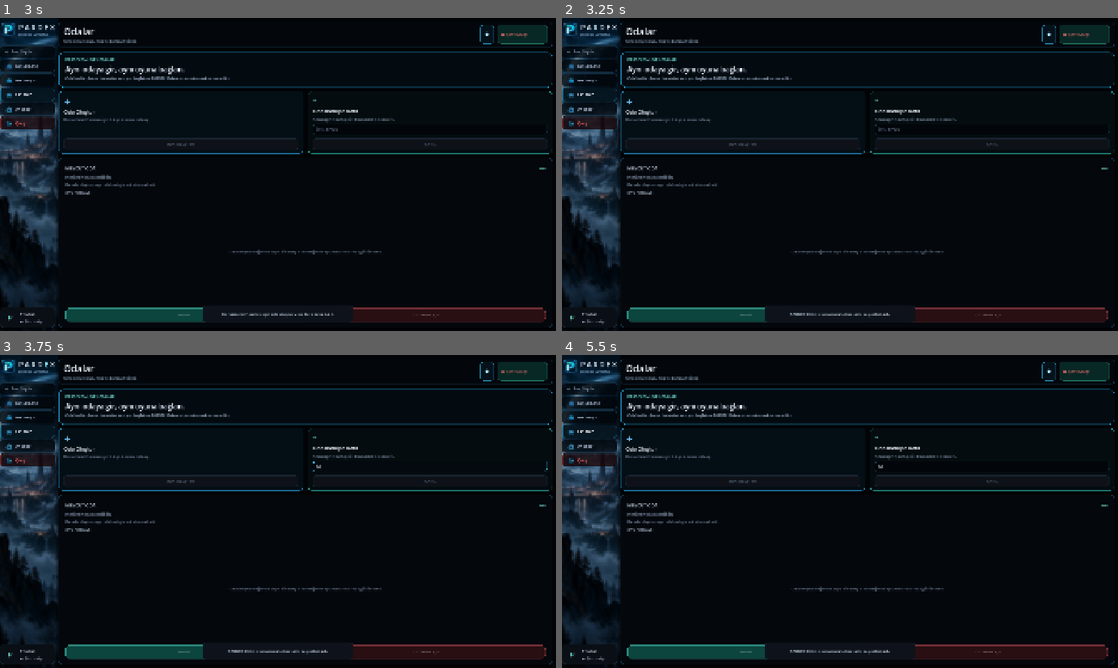
Above: before the commit, frames 1-4 (two rows, left to right).
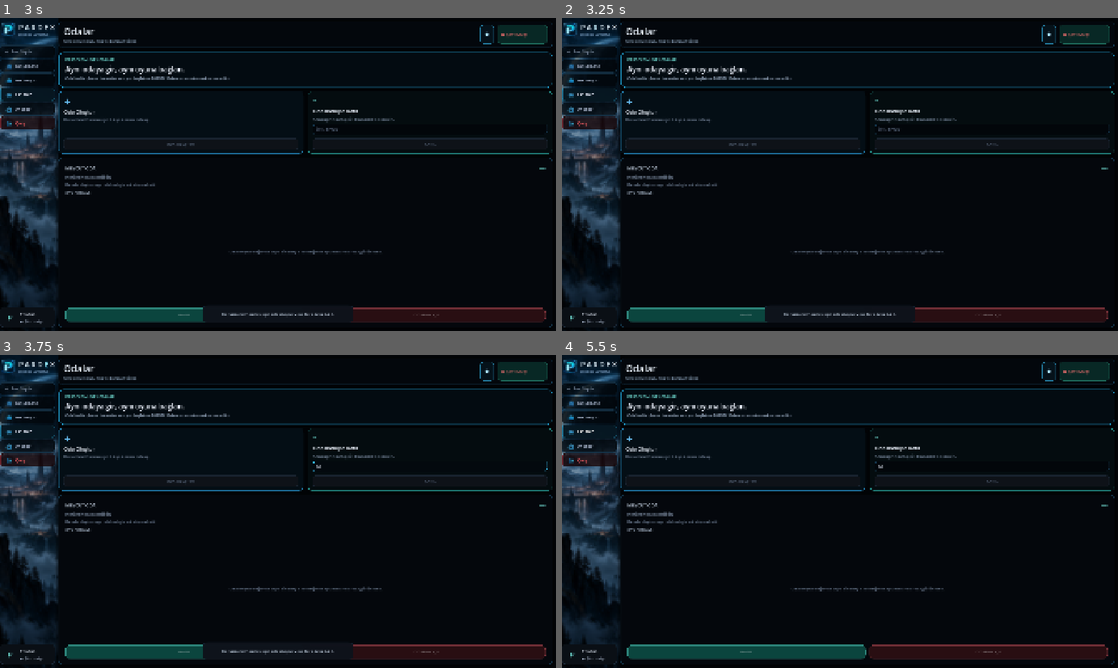
Above: after the commit, the same moments.

Repository: SerkanAydin06/Pardex
Game: Godot game, scene res://scenes/main.tscn
The game is run twice, just before and just after one commit, with the same random seed, the same clock (stepped at 60 frames per second) and the same inputs.
Inputs (mouse positions are in pixels of both pictures, inside the frame that each line leads up to):
- Up to frame 1 (3 s): click (94, 30) at 0.52 s; type "12" at 0.6 s; click "⌂ Ana Sayfa" at 1.25 s; click "Kütüphane" at 2 s; click "OYNA" at 2.75 s
- Up to frame 2 (3.25 s): no input
- Up to frame 3 (3.75 s): click (428, 467) at 3.52 s; type "12" at 3.6 s
- Up to frame 4 (5.5 s): click "Arkadaşlar" at 4.25 s; click "Odalar" at 5 s

Frame 1 is identical in both runs. In frame 2, 0.1% of the frame differs, in the area x 39-61%, y 94-96%; in frame 3, 0.1%; in frame 4, 1.3%, in the area x 36-64%, y 92-98%.

Commit message:
Load responsive library controller

Diff:
--- a/project.godot
+++ b/project.godot
@@ -3,7 +3,7 @@
 ; since the parameters that go here are not all obvious.
 ;
 ; Format:
-;   [section] ; section goes between []
+;   [section] ; section between []
 ;   param=value ; assign values to parameters
 
 config_version=5
@@ -26,6 +26,7 @@
 PardexPresenceUI="*res://scripts/online/pardex_presence_ui.gd"
 PardexHomeUI="*res://scripts/ui/pardex_home_ui.gd"
 PardexAdaptiveWindow="*res://scripts/ui/pardex_adaptive_window.gd"
+PardexLibraryResponsive="*res://scripts/ui/pardex_library_responsive.gd"
 
 [display]
 
